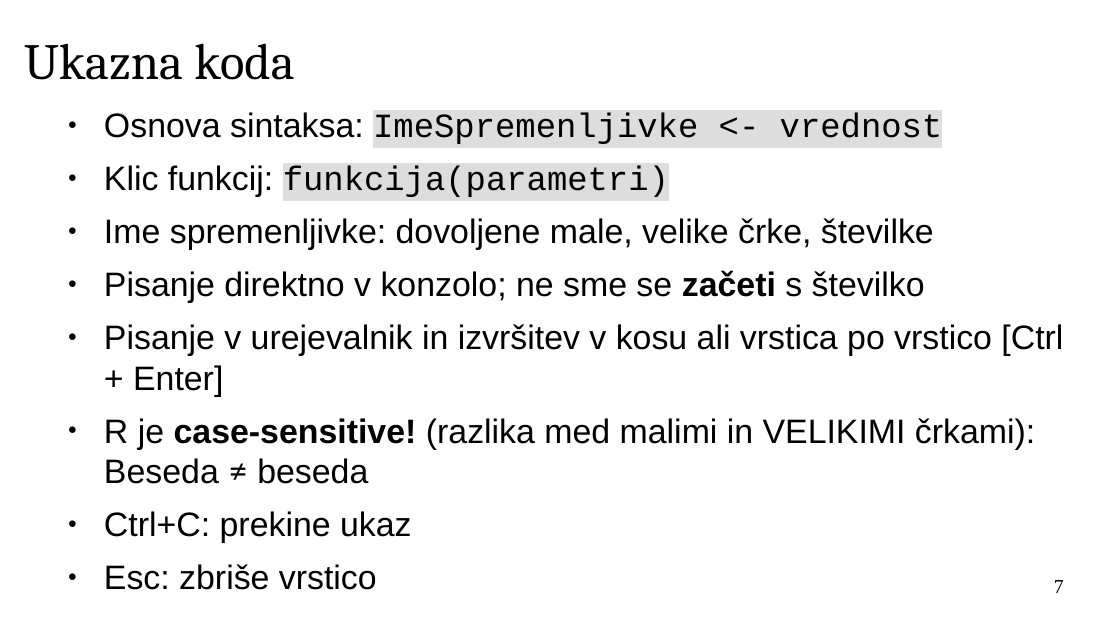
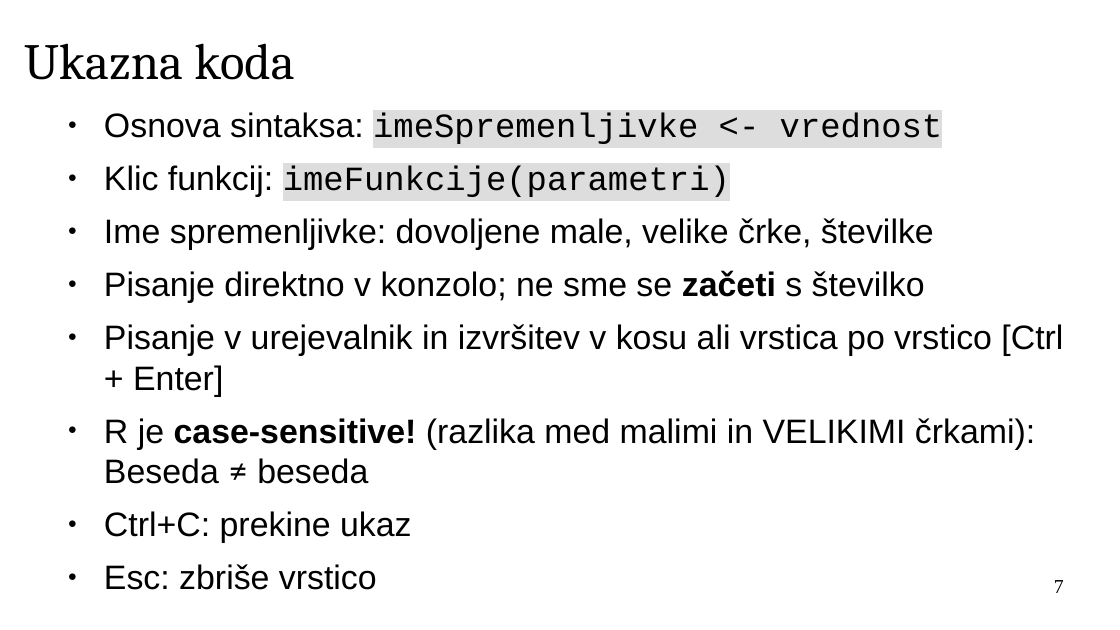
Before and after one commit to janaobsteter/R_tecaj, a slide deck: slide 7 of IT_Rtecaj.odp. Drawn at 1120x630 pixels with LibreOffice and Linux fonts; fonts in the diff are those of the drawing; background and template pictures are left out. Boxes give left, top, right and bottom in pixels: in the first picture for what was removed or moved away, otherwise in the second. Text is boxed around its words. In the diff, an @@ line names an element or a change of style, - is before the commit and + after.

```diff
--- a/IT_Rtecaj.odp
+++ b/IT_Rtecaj.odp
@@ text at <box>104,112,943,197</box>: text changed @@
-● Osnova sintaksa: ImeSpremenljivke <- vrednost
-● Klic funkcij: funkcija(parametri)
+● Osnova sintaksa: imeSpremenljivke <- vrednost
+● Klic funkcij: imeFunkcije(parametri)
```
Also in this commit, not shown: 10 other slides changed, 17 slides added, 1 other file.
